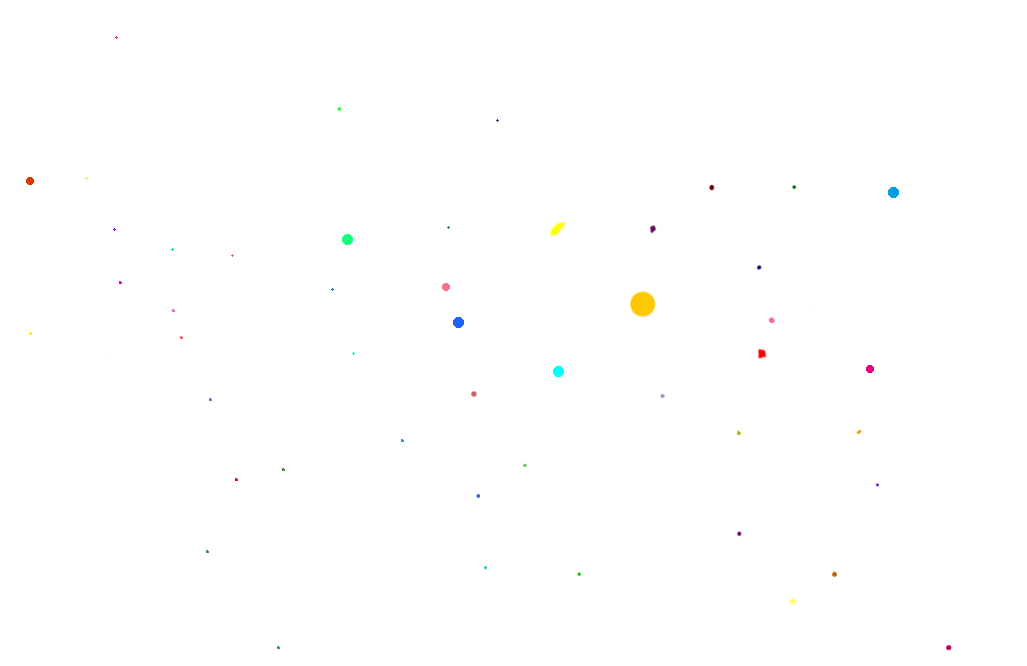
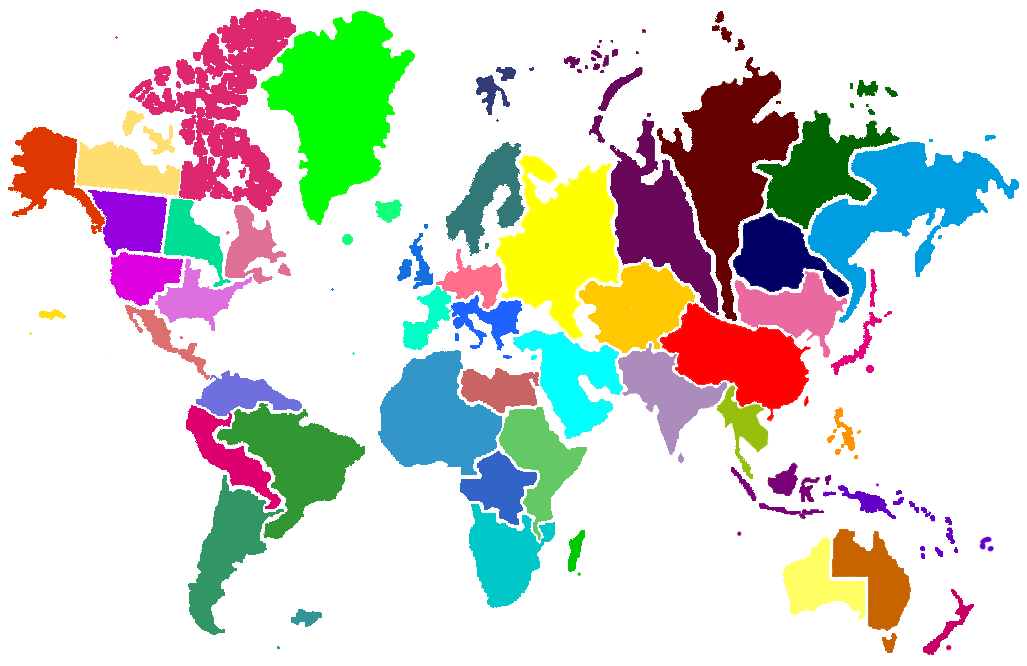
Layered file, before and after one edit (w=1027, h=666). Changes by layer:
showed "Ebene 5" over [8, 9, 1019, 655]
